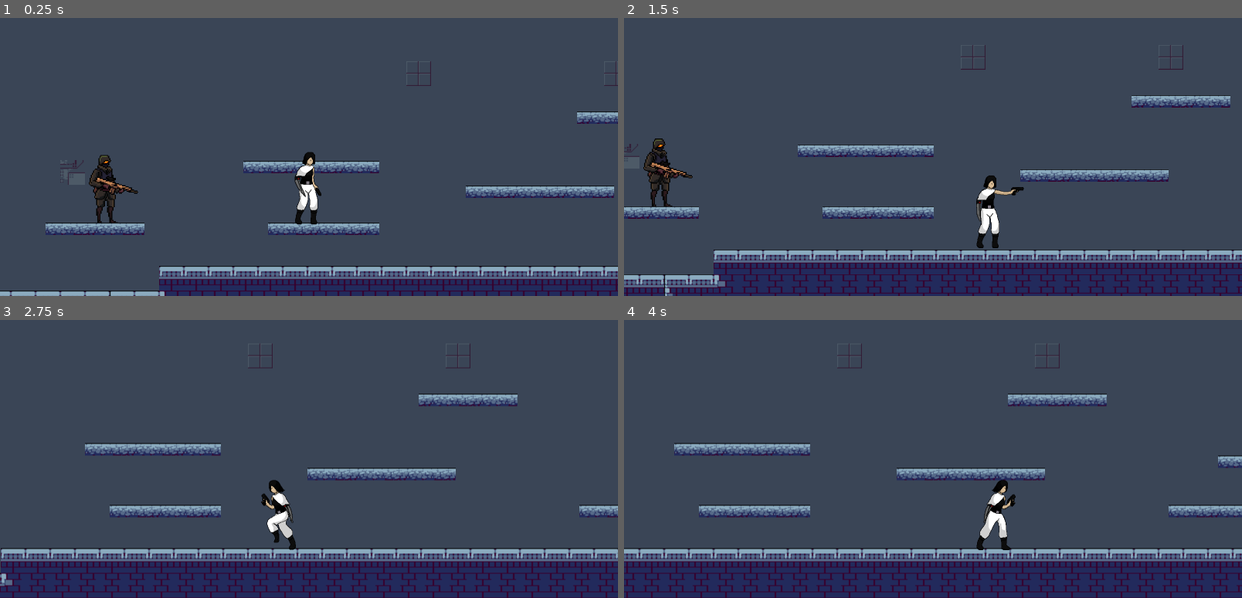
Above: before the commit, frames 1-4 (two rows, left to right).
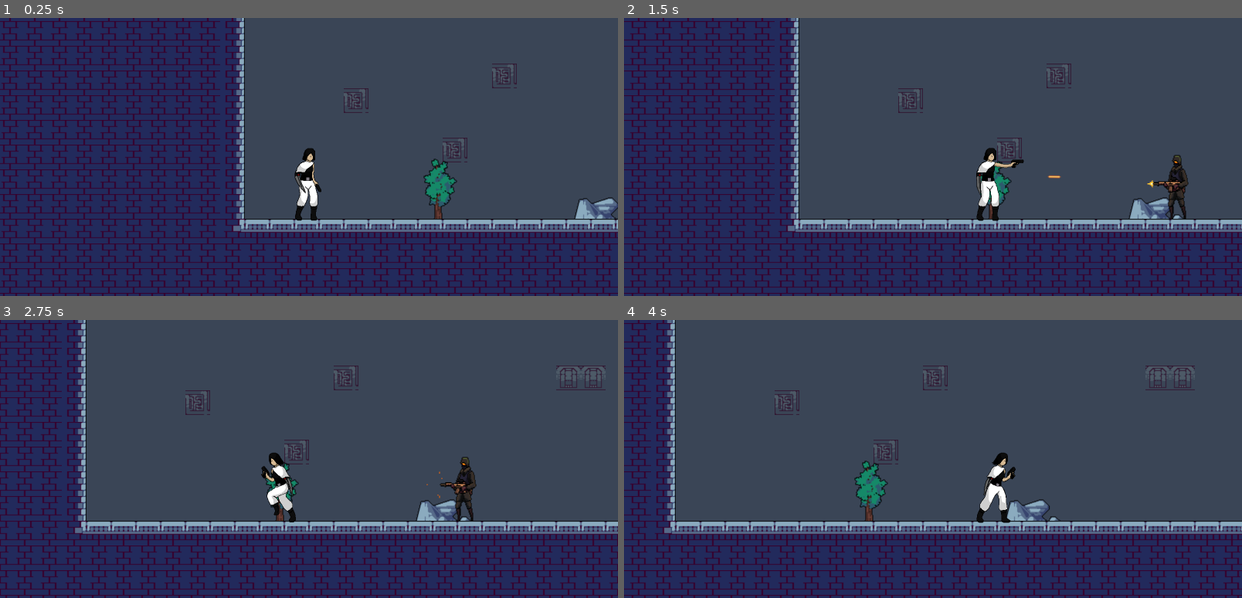
Above: after the commit, the same moments.

Repository: Corsa-Technologies/Terra1-seguro
Game: Godot game, scene res://Níveis/Nível2/Nível 2.tscn
Same seed, same stepped clock (60 frames per second), same inputs: the game is played once before the commit and once after it. This scene is started directly instead of the project's main scene.
Inputs:
- Up to frame 1 (0.25 s): no input
- Up to frame 2 (1.5 s): tap Enter (ataque) at 0.5 s; hold Enter (ataque) 0.53-1.28 s; hold Right (ui_right) from 0.53 s (still down); tap Up (ui_up) at 0.77 s; tap Backspace (tiro) at 1.35 s
- Up to frame 3 (2.75 s): tap Up (ui_up) at 1.52 s; release Right (ui_right) at 2.03 s; hold Left (ui_left) from 2.03 s (still down); hold Enter (ataque) from 2.03 s (still down)
- Up to frame 4 (4 s): release Left (ui_left) at 2.78 s; release Enter (ataque) at 2.78 s; hold Right (ui_right) from 2.78 s (still down); tap Backspace (tiro) at 2.85 s; tap Up (ui_up) at 3.02, 3.77 s; hold Enter (ataque) from 3.53 s (still down)

The runs differ from the first frame. In frame 1, 56% of the frame differs, in the area x 0-100%, y 0-100%; in frame 2, 45%; in frame 3, 33%; in frame 4, 30%.

Commit message:
Correções menores com colisões de inimigos

Diff:
--- a/Assets/inimigos/inimigo1/inimigo_1.tscn
+++ b/Assets/inimigos/inimigo1/inimigo_1.tscn
@@ -157,7 +157,7 @@
 size = Vector2(34, 63.3571)
 
 [sub_resource type="RectangleShape2D" id="RectangleShape2D_i4ghj"]
-size = Vector2(231, 37.2813)
+size = Vector2(231, 35.5)
 
 [node name="Inimigo1" type="CharacterBody2D"]
 collision_layer = 2
@@ -193,7 +193,7 @@
 collision_mask = 3
 
 [node name="CollisionShape2D" type="CollisionShape2D" parent="DetectionArea"]
-position = Vector2(0, -43.2813)
+position = Vector2(0, -25.5)
 scale = Vector2(2, 2)
 shape = SubResource("RectangleShape2D_i4ghj")
 
--- a/Níveis/Nível2/Nível 2.tscn
+++ b/Níveis/Nível2/Nível 2.tscn
@@ -868,7 +868,7 @@
 [node name="Nível 2" type="Node2D"]
 
 [node name="Player" parent="." instance=ExtResource("3_wdg5p")]
-position = Vector2(1759, 148)
+position = Vector2(176, 241)
 
 [node name="Mundo" type="TileMapLayer" parent="."]
 z_index = 1
@@ -915,9 +915,7 @@
 position = Vector2(-64, 0)
 
 [node name="Inimigo3" parent="." instance=ExtResource("6_u5bcf")]
-position = Vector2(1486, 155)
-
-[node name="patrulha1" type="Node2D" parent="Inimigo3"]
+position = Vector2(1478, 154)
 
 [node name="Inimigo2" parent="." instance=ExtResource("6_u5bcf")]
 position = Vector2(1072, 108)
